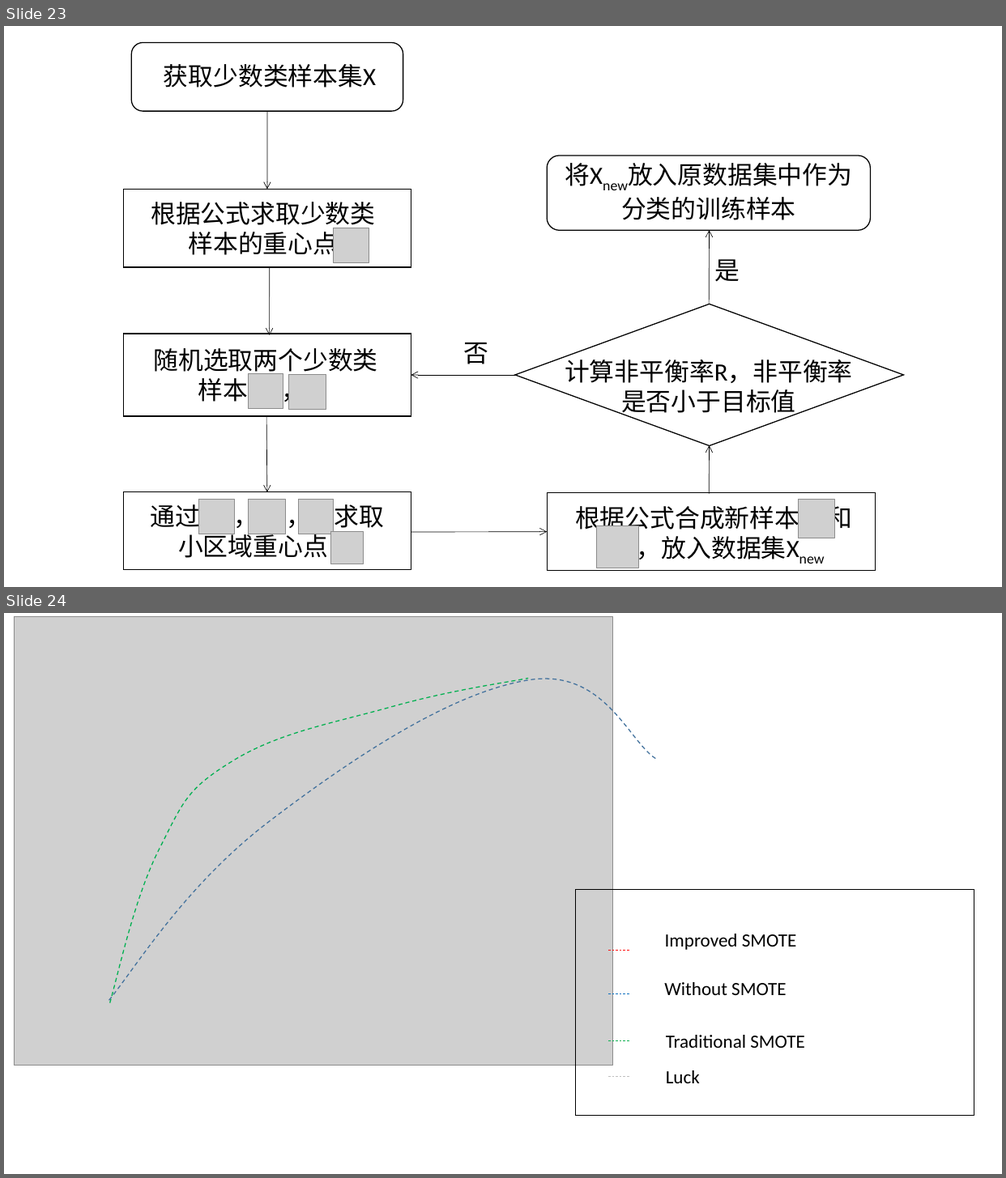
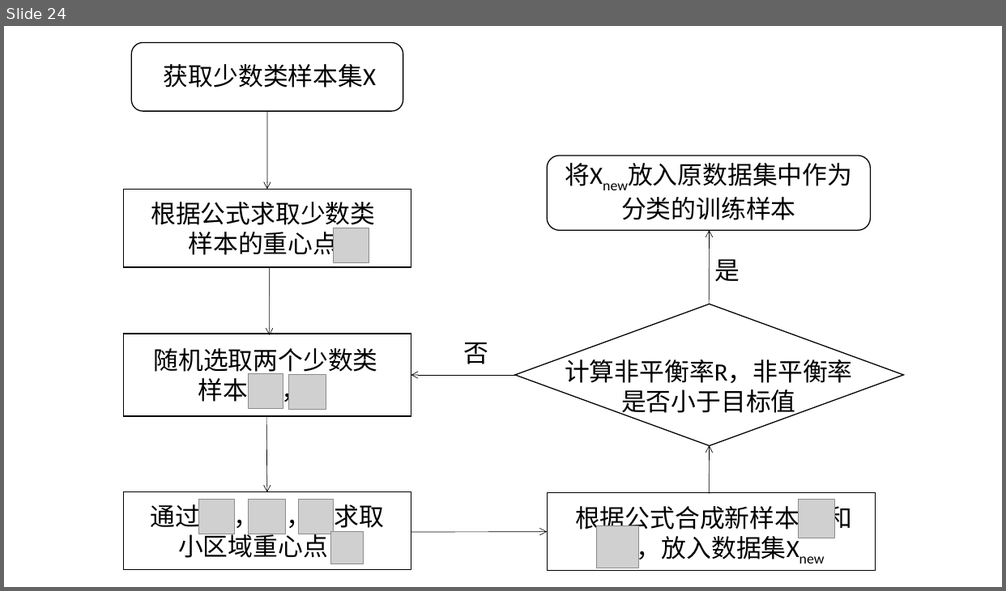
Before and after one commit to shinne/graduation, a slide deck: 毕设论文相关/我的相关/ppt/allPPT.pptx. Shown one above the other, each under a label of ours: slides 23 and 24 before the commit, slide 24 after it. The pictures are 1006x1178 and 1006x591 pixels, drawn with LibreOffice and Linux fonts; fonts in the diff are those of the drawing; grey boxes stand for pictures. Boxes give left, top, right and bottom in pixels: in the first picture for what was removed or moved away, otherwise in the second. Text is boxed around its words. In the diff, an @@ line names an element or a change of style, - is before the commit and + after.

```diff
--- a/毕设论文相关/我的相关/ppt/allPPT.pptx
+++ b/毕设论文相关/我的相关/ppt/allPPT.pptx
@@ slide 24 removed at [4, 613, 1002, 1174], background #FFFFFF @@
@@ picture removed at [14, 617, 612, 1066] @@
@@ freeform shape removed at [108, 679, 658, 1001] @@
@@ freeform shape removed at [109, 678, 528, 1003] @@
@@ group removed at [576, 889, 974, 1115]: 4 lines, 4 texts, 1 rectangle @@
-Improved SMOTE
-Without SMOTE
-Traditional SMOTE
-Luck
@@ what was slide 23 is now slide 24 @@
```
Also in this commit, not shown: 1 slide added, 4 other files.
